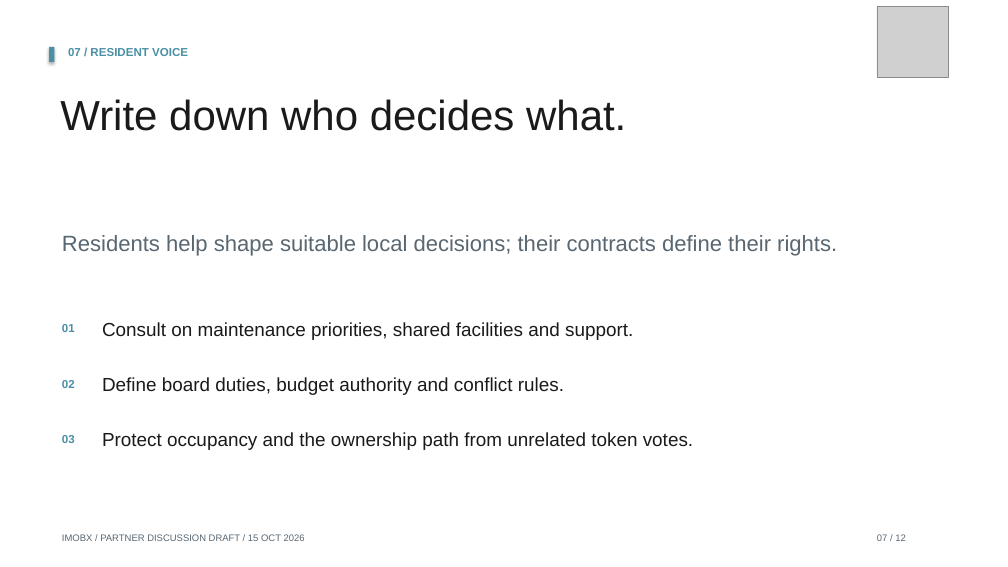
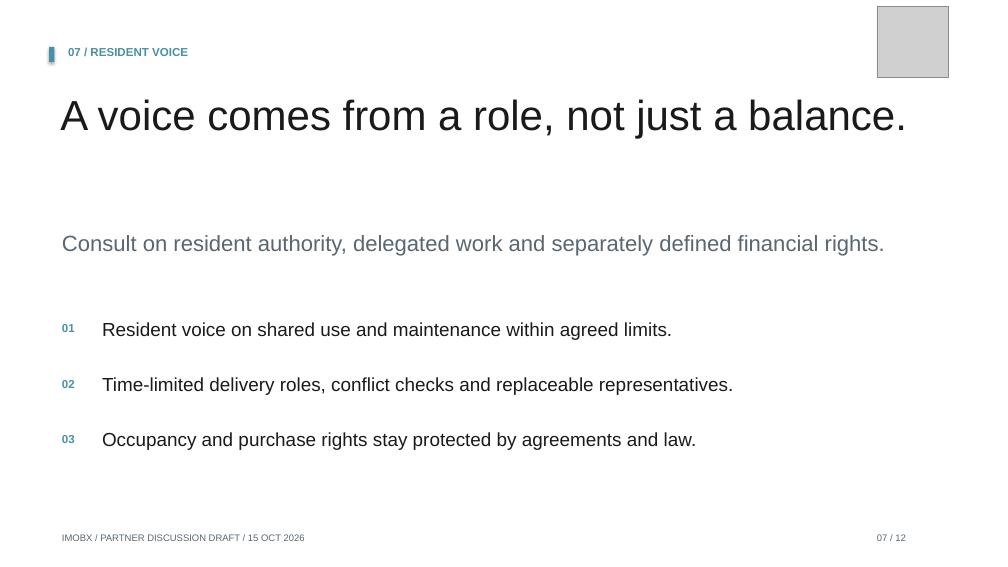
Before and after one commit to Siah-kin/imobx-website, a slide deck: slide 7 of pitchdeck.pptx. Drawn at 1008x567 pixels with LibreOffice and Linux fonts; fonts in the diff are those of the drawing; grey boxes stand for pictures. Boxes give left, top, right and bottom in pixels: in the first picture for what was removed or moved away, otherwise in the second. Text is boxed around its words. In the diff, an @@ line names an element or a change of style, - is before the commit and + after.

```diff
--- a/pitchdeck.pptx
+++ b/pitchdeck.pptx
@@ text at bbox=[60, 99, 907, 138]: text changed @@
-Write down who decides what.
+A voice comes from a role, not just a balance.
@@ text at bbox=[62, 235, 885, 256]: text changed @@
-Residents help shape suitable local decisions; their contracts define their rights.
+Consult on resident authority, delegated work and separately defined financial rights.
@@ text at bbox=[102, 322, 672, 340]: text changed @@
-Consult on maintenance priorities, shared facilities and support.
+Resident voice on shared use and maintenance within agreed limits.
@@ text at bbox=[102, 377, 733, 395]: text changed @@
-Define board duties, budget authority and conflict rules.
+Time-limited delivery roles, conflict checks and replaceable representatives.
@@ text at bbox=[102, 432, 697, 450]: text changed @@
-Protect occupancy and the ownership path from unrelated token votes.
+Occupancy and purchase rights stay protected by agreements and law.
```
Also in this commit, not shown: 4 other slides changed, 25 other files.
